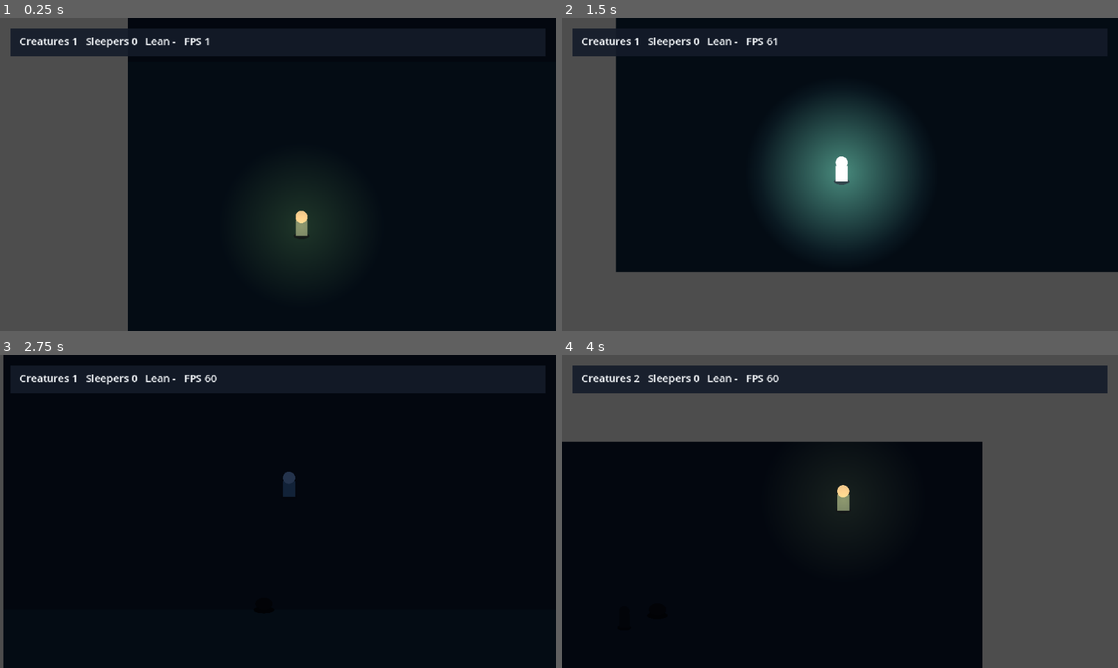
Above: before the commit, frames 1-4 (two rows, left to right).
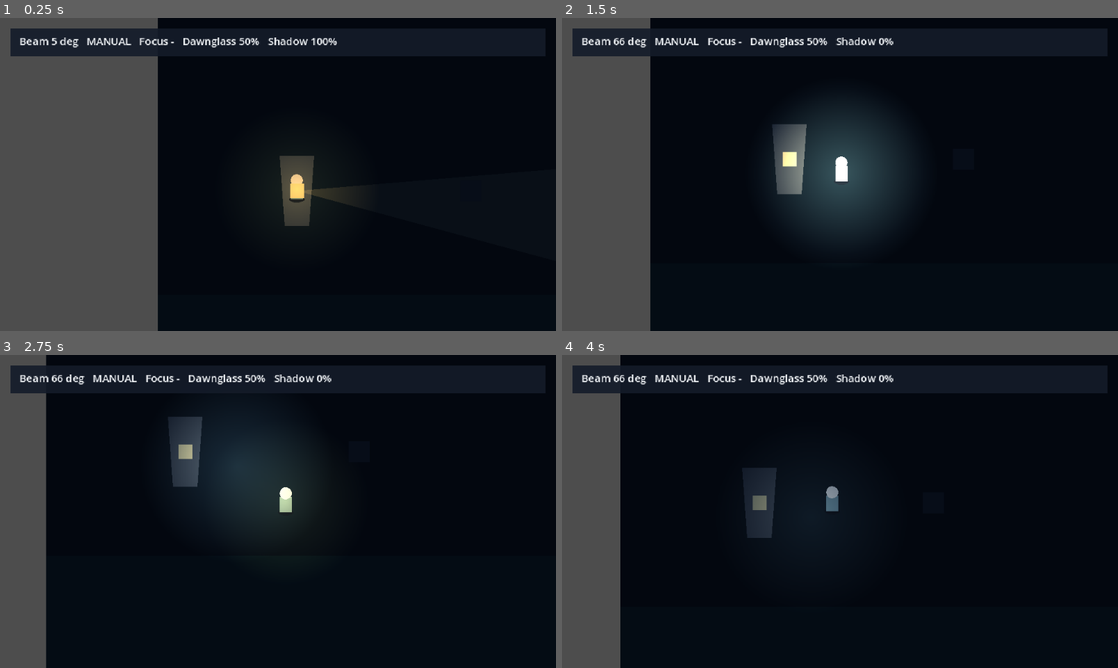
Above: after the commit, the same moments.

Repository: Chingkhei-lab/Dawnglass
Game: Godot game, scene res://scenes/debug/m5_beam.tscn
Two runs of this game, one before a commit and one after it. Both use one fixed random seed, a clock stepped at 60 frames per second and the inputs below. Before the commit the project starts from res://scenes/debug/m4_creatures.tscn.
Inputs (mouse positions are in pixels of both pictures, inside the frame that each line leads up to):
- Up to frame 1 (0.25 s): no input
- Up to frame 2 (1.5 s): move the mouse to (962, 158) at 0.52 s; hold D (move_right) 0.53-1.28 s; hold Shift (focus, bound only after the commit) 0.53-1.28 s; click (962, 158) at 0.67 s; move the mouse to (728, 190) at 1.27 s; hold S (move_down) from 1.28 s (still down); tap Q (glint) at 1.35 s; click (728, 190) at 1.42 s
- Up to frame 3 (2.75 s): tap Shift (focus, bound only after the commit) at 1.55 s; move the mouse to (333, 442) at 2.02 s; release S (move_down) at 2.03 s; hold D (move_right) from 2.03 s (still down); hold Shift (focus, bound only after the commit) from 2.03 s (still down); tap E (interact) at 2.1 s; click (333, 442) at 2.17 s
- Up to frame 4 (4 s): move the mouse to (812, 574) at 2.77 s; release D (move_right) at 2.78 s; release Shift (focus, bound only after the commit) at 2.78 s; hold W (move_up) 2.78-3.53 s; tap F (lantern) at 2.85 s; click (812, 574) at 2.92 s; tap Shift (focus, bound only after the commit) at 3.05 s; move the mouse to (1006, 558) at 3.52 s; hold A (move_left) from 3.53 s (still down); hold Shift (focus, bound only after the commit) from 3.53 s (still down); click (1006, 558) at 3.67 s

The runs differ from the first frame. In frame 1, 7.9% of the frame differs, in the area x 3-62%, y 0-100%; in frame 2, 27%; in frame 3, 14%; in frame 4, 45%, in the area x 0-100%, y 0-100%.

Commit message:
M5: lighthouse beam, auto sweep and Dawn Pulse

Diff:
--- a/data/tuning.json
+++ b/data/tuning.json
@@ -41,8 +41,27 @@
     "fps_count": 40,
     "fps_target": 55.0
   },
-  "shadow": {
-    "starting": 1.0,
+  "beam": {
+    "range": 320.0,
+    "half_angle_deg": 10.0,
+    "focus_half_angle_deg": 5.0,
+    "focus_drain_multiplier": 1.5,
+    "turn_speed_deg": 90.0,
+    "turn_accel_deg": 240.0,
+    "sweep_min_deg": 30.0,
+    "sweep_max_deg": 150.0,
+    "sweep_speed_deg": 30.0,
+    "sweep_pause": 1.0,
+    "dawnglass_per_second": 0.0025,
+    "shadow_per_second": 0.01,
+    "lamp_room_radius": 24.0,
+    "pulse_radius": 320.0,
+    "pulse_duration": 1.2,
+    "pulse_band": 14.0,
+    "pulse_dawnglass_cost": 0.5,
+    "pulse_shadow_cost": 0.2
+  },
+  "shadow": {    "starting": 1.0,
     "maximum": 1.0,
     "dawnglass_loss_rate": 0.05,
     "sunlight_recovery_rate": 0.02,
--- a/project.godot
+++ b/project.godot
@@ -11,7 +11,7 @@
 [application]
 
 config/name="Dawnglass"
-run/main_scene="res://scenes/debug/m4_creatures.tscn"
+run/main_scene="res://scenes/debug/m5_beam.tscn"
 config/features=PackedStringArray("4.7", "Forward Plus")
 config/icon="res://icon.svg"
 
--- /dev/null
+++ b/scenes/debug/m5_beam.tscn
@@ -0,0 +1,98 @@
+[gd_scene load_steps=10 format=3]
+
+[ext_resource type="Script" path="res://scripts/debug/m5_test.gd" id="1_test"]
+[ext_resource type="PackedScene" path="res://scenes/keepers/maren.tscn" id="2_maren"]
+[ext_resource type="Script" path="res://scripts/lights/beam.gd" id="3_beam"]
+[ext_resource type="Script" path="res://scripts/world/follow_camera.gd" id="4_camera"]
+[ext_resource type="Script" path="res://scripts/world/day_night_tint.gd" id="5_tint"]
+[ext_resource type="Script" path="res://scripts/ui/beam_readout.gd" id="6_readout"]
+
+[sub_resource type="CircleShape2D" id="LampShape"]
+radius = 24.0
+
+[sub_resource type="RectangleShape2D" id="RockShape"]
+size = Vector2(24, 24)
+
+[sub_resource type="OccluderPolygon2D" id="RockOccluder"]
+polygon = PackedVector2Array(-12, -12, 12, -12, 12, 12, -12, 12)
+closed = true
+
+[node name="M5BeamDebug" type="Node2D"]
+y_sort_enabled = true
+script = ExtResource("1_test")
+
+[node name="Background" type="Polygon2D" parent="."]
+z_index = -10
+polygon = PackedVector2Array(0, 0, 1024, 0, 1024, 640, 0, 640)
+color = Color(0.086, 0.145, 0.2, 1)
+
+[node name="Ground" type="Polygon2D" parent="."]
+z_index = -9
+polygon = PackedVector2Array(0, 320, 1024, 320, 1024, 640, 0, 640)
+color = Color(0.106, 0.231, 0.267, 1)
+
+[node name="Lighthouse" type="Node2D" parent="."]
+position = Vector2(160, 200)
+
+[node name="Tower" type="Polygon2D" parent="Lighthouse"]
+polygon = PackedVector2Array(-20, -40, 20, -40, 14, 40, -14, 40)
+color = Color(0.322, 0.376, 0.443, 1)
+
+[node name="Lens" type="Polygon2D" parent="Lighthouse"]
+z_index = 1
+polygon = PackedVector2Array(-8, -8, 8, -8, 8, 8, -8, 8)
+color = Color(1, 0.95, 0.75, 1)
+
+[node name="LampRoom" type="Area2D" parent="Lighthouse"]
+collision_layer = 0
+collision_mask = 1
+
+[node name="Shape" type="CollisionShape2D" parent="Lighthouse/LampRoom"]
+shape = SubResource("LampShape")
+
+[node name="Beam" type="Node2D" parent="Lighthouse"]
+script = ExtResource("3_beam")
+lamp_room_path = NodePath("../LampRoom")
+
+[node name="Rock" type="StaticBody2D" parent="."]
+position = Vector2(360, 200)
+collision_layer = 3
+collision_mask = 0
+
+[node name="Body" type="Polygon2D" parent="Rock"]
+polygon = PackedVector2Array(-12, -12, 12, -12, 12, 12, -12, 12)
+color = Color(0.2, 0.25, 0.31, 1)
+
+[node name="CollisionShape2D" type="CollisionShape2D" parent="Rock"]
+shape = SubResource("RockShape")
+
+[node name="LightOccluder2D" type="LightOccluder2D" parent="Rock"]
+occluder = SubResource("RockOccluder")
+
+[node name="Maren" parent="." instance=ExtResource("2_maren")]
+position = Vector2(160, 210)
+
+[node name="Camera2D" type="Camera2D" parent="."]
+script = ExtResource("4_camera")
+target_path = NodePath("../Maren")
+
+[node name="Tint" type="CanvasModulate" parent="."]
+script = ExtResource("5_tint")
+
+[node name="UI" type="CanvasLayer" parent="."]
+
+[node name="Panel" type="ColorRect" parent="UI"]
+offset_left = 12.0
+offset_top = 12.0
+offset_right = 628.0
+offset_bottom = 44.0
+color = Color(0.078, 0.106, 0.161, 0.9)
+
+[node name="Readout" type="Label" parent="UI/Panel"]
+offset_left = 10.0
+offset_top = 6.0
+offset_right = 606.0
+offset_bottom = 26.0
+theme_override_colors/font_color = Color(0.957, 0.969, 0.98, 1)
+theme_override_font_sizes/font_size = 12
+script = ExtResource("6_readout")
--- /dev/null
+++ b/scenes/lights/dawn_pulse.tscn
@@ -0,0 +1,6 @@
+[gd_scene load_steps=2 format=3]
+
+[ext_resource type="Script" path="res://scripts/lights/dawn_pulse.gd" id="1_pulse"]
+
+[node name="DawnPulse" type="Node2D"]
+script = ExtResource("1_pulse")
--- /dev/null
+++ b/scripts/debug/m5_test.gd
@@ -0,0 +1,295 @@
+extends Node2D
+
+const RUNTIME_FRAMES := 10800
+const STEP_TIMEOUT := 3000
+const WALKER_SCENE := preload("res://scenes/creatures/walker.tscn")
+
+var failures := 0
+var testing := true
+var step := 0
+var step_frame := 0
+var runtime_left := RUNTIME_FRAMES
+var runtime_frame := 0
+
+var beam: Node2D
+var keeper: Node
+var shadow: Node
+var readout: Label
+
+var prev_speed := 0.0
+var max_speed := 0.0
+var first_delta := -1.0
+var angle_at_start := 0.0
+
+var charge_before := 0.0
+var shadow_before := 0.0
+
+var auto_min := 999.0
+var auto_max := -999.0
+var auto_flips := 0
+var auto_last_sign := 0
+var gap_lit := false
+var far_walker: Node = null
+var pulse_fired := false
+var spawn_index := 0
+
+func _ready() -> void:
+	Clock.time_scale = 0.0
+	Clock.phase = Clock.PHASE_NIGHT
+	Clock.phase_elapsed = 0.0
+	Clock.dawnglass_charge = 0.5
+	beam = $Lighthouse/Beam
+	beam.input_enabled = false
+	keeper = $Maren
+	shadow = keeper.get_node("ShadowComponent")
+	readout = $UI/Panel/Readout
+	print("M5 TEST START")
+
+func _physics_process(_delta: float) -> void:
+	if not testing:
+		_runtime_tick()
+		return
+	step_frame += 1
+	if step_frame > STEP_TIMEOUT:
+		_expect(false, "", "FAIL M5 step %d timed out" % step)
+		_finish()
+		return
+	match step:
+		0: _structure_step()
+		1: _turn_step()
+		2: _occlusion_step()
+		3: _drain_step()
+		4: _sweep_step()
+		5: _pulse_step()
+		6: _readout_step()
+		7: _finish_step()
+
+func _structure_step() -> void:
+	if step_frame < 3:
+		return
+	_expect(beam.is_in_group("daylight_fields") and beam.has_method("is_point_lit"),
+		"PASS M5 beam is a daylight field", "FAIL M5 beam is not a daylight field")
+	_expect($Lighthouse/LampRoom is Area2D,
+		"PASS M5 lamp room exists", "FAIL M5 lamp room missing")
+	_expect(beam.operator == keeper,
+		"PASS M5 keeper in the lamp room operates the beam", "FAIL M5 beam has no operator")
+	_expect(beam.is_beam_on(),
+		"PASS M5 beam lights while staffed and charged", "FAIL M5 beam is off with an operator and charge")
+	_expect(InputMap.has_action("focus"),
+		"PASS M5 focus action is registered", "FAIL M5 focus action missing")
+	_expect(beam.manual_control,
+		"PASS M5 beam starts under player control", "FAIL M5 beam starts in auto mode")
+	_advance(1)
+
+func _turn_step() -> void:
+	if step_frame == 1:
+		beam.input_enabled = false
+		beam.manual_control = true
+		beam.angular_velocity = 0.0
+		beam.set_target_angle(deg_to_rad(90.0))
+		prev_speed = absf(beam.angular_velocity)
+		max_speed = prev_speed
+		first_delta = -1.0
+		angle_at_start = beam.angle
+		return
+	var speed := absf(beam.angular_velocity)
+	if step_frame == 2:
+		first_delta = rad_to_deg(speed - prev_speed)
+		var turned := absf(rad_to_deg(beam.angle - angle_at_start))
+		_expect(first_delta > 2.5 and first_delta < 5.5,
+			"PASS M5 turn acceleration %.1f deg/s^2" % [first_delta * 60.0],
+			"FAIL M5 first-frame turn delta %.2f deg/s" % first_delta)
+		_expect(turned < 2.0,
+			"PASS M5 beam does not snap (%.2f deg in one frame)" % turned,
+			"FAIL M5 beam snapped %.2f deg in one frame" % turned)
+	prev_speed = speed
+	max_speed = maxf(max_speed, speed)
+	if step_frame == 120:
+		var settled := absf(rad_to_deg(beam.angle) - 90.0)
+		_expect(settled < 2.0,
+			"PASS M5 beam settles on the aim angle (%.2f deg off)" % settled,
+			"FAIL M5 beam is %.2f deg off target" % settled)
+		var top_speed := rad_to_deg(max_speed)
+		_expect(absf(top_speed - 90.0) < 3.0,
+			"PASS M5 turn speed %.1f deg/s matches tuning" % top_speed,
+			"FAIL M5 turn speed %.1f deg/s, expected 90" % top_speed)
+		_advance(2)
+
+func _occlusion_step() -> void:
+	if step_frame == 1:
+		beam.set_target_angle(0.0)
+		return
+	if step_frame != 160:
+		return
+	_expect(absf(rad_to_deg(beam.angle)) < 2.0,
+		"PASS M5 beam returned to the test angle", "FAIL M5 beam did not return (%.1f deg)" % rad_to_deg(beam.angle))
+	_expect(beam.is_point_lit(Vector2(300, 200)),
+		"PASS M5 beam lights a clear point", "FAIL M5 clear point is dark")
+	_expect(not beam.is_point_lit(Vector2(440, 200)),
+		"PASS M5 rock blocks the beam", "FAIL M5 beam passes through the rock")
+	var range_point: Vector2 = Vector2(160, 200) + Vector2.RIGHT.rotated(deg_to_rad(7.0)) * 330.0
+	_expect(not beam.is_point_lit(range_point),
+		"PASS M5 beam respects its range", "FAIL M5 beam lights beyond its range")
+	var cone_point: Vector2 = Vector2(160, 200) + Vector2.RIGHT.rotated(deg_to_rad(20.0)) * 140.0
+	_expect(not beam.is_point_lit(cone_point),
+		"PASS M5 beam respects its cone", "FAIL M5 beam lights outside its cone")
+	_advance(3)
+
+func _drain_step() -> void:
+	if step_frame == 1:
+		Clock.dawnglass_charge = 0.5
+		shadow.value = 1.0
+		charge_before = Clock.dawnglass_charge
+		shadow_before = shadow.value
+		_expect(beam.is_beam_on(),
+			"PASS M5 beam on for the drain check", "FAIL M5 beam off for the drain check")
+		return
+	if step_frame == 121:
+		var charge_drop: float = charge_before - Clock.dawnglass_charge
+		var shadow_drop: float = shadow_before - shadow.value
+		_expect(absf(charge_drop - 0.005) < 0.002,
+			"PASS M5 beam uses 0.005 Dawnglass in 2 s (%.4f)" % charge_drop,
+			"FAIL M5 Dawnglass use %.4f, expected 0.005" % charge_drop)
+		_expect(absf(shadow_drop - 0.02) < 0.004,
+			"PASS M5 operator loses 0.02 shadow in 2 s (%.3f)" % shadow_drop,
+			"FAIL M5 operator loss %.3f, expected 0.02" % shadow_drop)
+		return
+	if step_frame == 122:
+		Clock.dawnglass_charge = 0.0
+	elif step_frame == 127:
+		_expect(not beam.is_beam_on(),
+			"PASS M5 beam stops when stored Dawnglass is empty", "FAIL M5 beam ran with no Dawnglass")
+		_expect(Clock.dawnglass_charge == 0.0,
+			"PASS M5 Dawnglass never goes negative", "FAIL M5 Dawnglass is %.3f" % Clock.dawnglass_charge)
+	elif step_frame == 128:
+		Clock.dawnglass_charge = 0.5
+	elif step_frame == 131:
+		_expect(beam.is_beam_on(),
+			"PASS M5 beam resumes with stored Dawnglass", "FAIL M5 beam did not resume")
+		_advance(4)
+
+func _sweep_step() -> void:
+	if step_frame == 1:
+		beam.enter_auto()
+		auto_min = rad_to_deg(beam.angle)
+		auto_max = auto_min
+		auto_flips = 0
+		auto_last_sign = 0
+		gap_lit = false
+		return
+	var angle_deg := rad_to_deg(beam.angle)
+	auto_min = minf(auto_min, angle_deg)
+	auto_max = maxf(auto_max, angle_deg)
+	var sign := signi(int(signf(beam.angular_velocity) * 1000.0))
+	if sign != 0:
+		if auto_last_sign != 0 and sign != auto_last_sign:
+			auto_flips += 1
+		auto_last_sign = sign
+	if beam.is_point_lit(Vector2(300, 200)):
+		gap_lit = true
+	if step_frame == 601:
+		_expect(auto_min > 28.0 and auto_max < 152.0,
+			"PASS M5 auto sweep stays inside %.0f-%.0f deg" % [auto_min, auto_max],
+			"FAIL M5 sweep range %.1f-%.1f" % [auto_min, auto_max])
+		_expect(absf(auto_max - 150.0) < 2.0 and absf(auto_min - 30.0) < 2.0,
+			"PASS M5 auto sweep reaches both ends %.0f/%.0f" % [auto_min, auto_max],
+			"FAIL M5 sweep did not reach its ends (%.1f/%.1f)" % [auto_min, auto_max])
+		_expect(auto_flips == 1,
+			"PASS M5 auto sweep reverses once per leg", "FAIL M5 sweep reverses %d times" % auto_flips)
+		_expect(not gap_lit,
+			"PASS M5 auto sweep leaves the intended gap", "FAIL M5 sweep lit the gap sector")
+		_advance(5)
+
+func _pulse_step() -> void:
+	if step_frame == 1:
+		Clock.dawnglass_charge = 0.8
+		shadow.value = 1.0
+		_spawn(WALKER_SCENE, Vector2(10, 200))
+		_spawn(WALKER_SCENE, Vector2(-90, 200))
+		far_walker = _spawn(WALKER_SCENE, Vector2(660, 200))
+		charge_before = Clock.dawnglass_charge
+		shadow_before = shadow.value
+		pulse_fired = beam.fire_dawn_pulse()
+		_expect(pulse_fired,
+			"PASS M5 Dawn Pulse fires from the lamp room", "FAIL M5 Dawn Pulse did not fire")
+		_expect(absf((charge_before - Clock.dawnglass_charge) - 0.5) < 0.01,
+			"PASS M5 Dawn Pulse spends 0.50 Dawnglass",
+			"FAIL M5 pulse spent %.2f Dawnglass" % (charge_before - Clock.dawnglass_charge))
+		_expect(absf((shadow_before - shadow.value) - 0.2) < 0.01,
+			"PASS M5 Dawn Pulse costs the operator 0.20 shadow",
+			"FAIL M5 pulse cost %.2f shadow" % (shadow_before - shadow.value))
+		return
+	if step_frame == 80:
+		_expect(_creature_count() == 1 and is_instance_valid(far_walker),
+			"PASS M5 Dawn Pulse destroys creatures in its ring",
+			"FAIL M5 %d creatures left after the pulse" % _creature_count())
+		_expect(_field_count() == 1,
+			"PASS M5 Dawn Pulse clears its field", "FAIL M5 %d daylight fields remain" % _field_count())
+		_clear_creatures()
+		Clock.dawnglass_charge = 0.5
+		_advance(6)
+
+func _readout_step() -> void:
+	if step_frame < 3:
+		return
+	_expect(readout.text.contains("Beam") and readout.text.contains("Dawnglass"),
+		"PASS M5 readout shows beam, mode and Dawnglass", "FAIL M5 readout: %s" % readout.text)
+	_advance(7)
+
+func _finish_step() -> void:
+	if step_frame < 2:
+		return
+	_finish()
+
+func _finish() -> void:
+	testing = false
+	if failures == 0:
+		print("M5 TESTS PASS")
+	else:
+		print("M5 TESTS FAIL (%d failures)" % failures)
+	if (OS.get_cmdline_args() + OS.get_cmdline_user_args()).has("--fast"):
+		get_tree().quit(failures)
+		return
+	print("M5 RUNTIME CHECK START")
+	beam.enter_auto()
+	Clock.dawnglass_charge = 1.0
+	shadow.value = 1.0
+
+func _runtime_tick() -> void:
+	runtime_left -= 1
+	runtime_frame += 1
+	if runtime_frame % 120 == 0 and _creature_count() < 8:
+		var sector := 30.0 + float((spawn_index * 37) % 120)
+		spawn_index += 1
+		var offset := Vector2.RIGHT.rotated(deg_to_rad(sector)) * 240.0
+		_spawn(WALKER_SCENE, beam.global_position + offset)
+	if runtime_left <= 0:
+		print("M5 RUNTIME CHECK COMPLETE")
+		get_tree().quit(failures)
+
+func _spawn(scene: PackedScene, at: Vector2) -> Node2D:
+	var creature := scene.instantiate()
+	add_child(creature)
+	creature.global_position = at
+	return creature
+
+func _clear_creatures() -> void:
+	for creature in get_tree().get_nodes_in_group("creatures"):
+		creature.queue_free()
+
+func _creature_count() -> int:
+	return get_tree().get_nodes_in_group("creatures").size()
+
+func _field_count() -> int:
+	return get_tree().get_nodes_in_group("daylight_fields").size()
+
+func _advance(next_step: int) -> void:
+	step = next_step
+	step_frame = 0
+
+func _expect(condition: bool, pass_text: String, fail_text: String) -> void:
+	if condition:
+		print(pass_text)
+	else:
+		print(fail_text)
+		failures += 1
--- /dev/null
+++ b/scripts/lights/beam.gd
@@ -0,0 +1,175 @@
+extends Node2D
+
+const DaylightCheck := preload("res://scripts/world/daylight_check.gd")
+const PULSE_SCENE := preload("res://scenes/lights/dawn_pulse.tscn")
+
+@export var lamp_room_path: NodePath
+
+var angle := 0.0
+var angular_velocity := 0.0
+var manual_control := true
+var input_enabled := true
+var focused := false
+var operator: Node = null
+
+var _target_angle := 0.0
+var _sweep_to_max := true
+var _pause_left := 0.0
+var _lamp_room: Area2D = null
+
+func _ready() -> void:
+	add_to_group("daylight_fields")
+	_bind_focus()
+	_lamp_room = get_node_or_null(lamp_room_path) as Area2D
+
+func _physics_process(delta: float) -> void:
+	_refresh_operator()
+	if input_enabled:
+		focused = Input.is_action_pressed("focus")
+	if not is_beam_on():
+		angular_velocity = 0.0
+		queue_redraw()
+		return
+	if manual_control:
+		var target := _input_target() if input_enabled else _target_angle
+		_steer_to(target, delta)
+	else:
+		_steer_auto(delta)
+	_consume(delta)
+	queue_redraw()
+
+func is_beam_on() -> bool:
+	return operator != null and Clock.dawnglass_charge > 0.0
+
+func set_target_angle(target: float) -> void:
+	_target_angle = wrapf(target, -PI, PI)
+
+func enter_auto() -> void:
+	manual_control = false
+	angle = deg_to_rad(float(Data.require_value("beam.sweep_min_deg")))
+	angular_velocity = 0.0
+	_sweep_to_max = true
+	_pause_left = 0.0
+
+func fire_dawn_pulse() -> bool:
+	if operator == null:
+		return false
+	var charge_cost := float(Data.require_value("beam.pulse_dawnglass_cost"))
+	if Clock.dawnglass_charge < charge_cost:
+		return false
+	Clock.dawnglass_charge -= charge_cost
+	var shadow := operator.get_node_or_null("ShadowComponent")
+	if shadow != null:
+		shadow.apply_cost(float(Data.require_value("beam.pulse_shadow_cost")))
+	var pulse := PULSE_SCENE.instantiate()
+	get_tree().current_scene.add_child(pulse)
+	pulse.global_position = global_position
+	pulse.configure(
+		float(Data.require_value("beam.pulse_radius")),
+		float(Data.require_value("beam.pulse_duration")),
+		float(Data.require_value("beam.pulse_band")),
+		int(Data.require_value("lighting.obstacle_layer"))
+	)
+	return true
+
+func is_point_lit(point: Vector2) -> bool:
+	if not is_beam_on():
+		return false
+	var offset := point - global_position
+	if offset.length() <= float(Data.require_value("beam.lamp_room_radius")):
+		return false
+	return DaylightCheck.is_lit(
+		get_world_2d().direct_space_state,
+		point,
+		global_position,
+		float(Data.require_value("beam.range")),
+		Vector2.RIGHT.rotated(angle),
+		_half_angle_deg(),
+		int(Data.require_value("lighting.obstacle_layer"))
+	)
+
+func _half_angle_deg() -> float:
+	if focused:
+		return float(Data.require_value("beam.focus_half_angle_deg"))
+	return float(Data.require_value("beam.half_angle_deg"))
+
+func _steer_to(target: float, delta: float) -> void:
+	var max_speed := deg_to_rad(float(Data.require_value("beam.turn_speed_deg")))
+	var accel := deg_to_rad(float(Data.require_value("beam.turn_accel_deg")))
+	var diff := wrapf(target - angle, -PI, PI)
+	var desired := clampf(diff / maxf(delta, 0.0001), -max_speed, max_speed)
+	var braking := sqrt(2.0 * accel * absf(diff))
+	desired = clampf(desired, -braking, braking)
+	angular_velocity = move_toward(angular_velocity, desired, accel * delta)
+	angular_velocity = clampf(angular_velocity, -max_speed, max_speed)
+	angle = wrapf(angle + angular_velocity * delta, -PI, PI)
+
+func _steer_auto(delta: float) -> void:
+	if _pause_left > 0.0:
+		_pause_left -= delta
+		angular_velocity = 0.0
+		return
+	var speed := deg_to_rad(float(Data.require_value("beam.sweep_speed_deg")))
+	var limit := float(Data.require_value("beam.sweep_max_deg")) if _sweep_to_max else float(Data.require_value("beam.sweep_min_deg"))
+	var target := deg_to_rad(limit)
+	var diff := wrapf(target - angle, -PI, PI)
+	if absf(diff) <= speed * delta:
+		angle = target
+		angular_velocity = 0.0
+		_pause_left = float(Data.require_value("beam.sweep_pause"))
+		_sweep_to_max = not _sweep_to_max
+		return
+	angular_velocity = signf(diff) * speed
+	angle = wrapf(angle + angular_velocity * delta, -PI, PI)
+
+func _input_target() -> float:
+	var stick := Vector2(
+		Input.get_joy_axis(0, JOY_AXIS_RIGHT_X),
+		Input.get_joy_axis(0, JOY_AXIS_RIGHT_Y)
+	)
+	if stick.length() > 0.25:
+		return stick.angle()
+	var mouse := get_global_mouse_position() - global_position
+	if mouse.length() > 8.0:
+		return mouse.angle()
+	return _target_angle
+
+func _consume(delta: float) -> void:
+	var multiplier := float(Data.require_value("beam.focus_drain_multiplier")) if focused else 1.0
+	var charge_rate := float(Data.require_value("beam.dawnglass_per_second"))
+	Clock.dawnglass_charge = maxf(0.0, Clock.dawnglass_charge - charge_rate * multiplier * delta)
+	var shadow := operator.get_node_or_null("ShadowComponent")
+	if shadow != null:
+		shadow.apply_cost(float(Data.require_value("beam.shadow_per_second")) * multiplier * delta)
+
+func _refresh_operator() -> void:
+	operator = null
+	if _lamp_room == null:
+		return
+	for body in _lamp_room.get_overlapping_bodies():
+		if body is CharacterBody2D and body.is_in_group("persons"):
+			operator = body
+			return
+
+func _bind_focus() -> void:
+	if not InputMap.has_action("focus"):
+		InputMap.add_action("focus")
+	var key := InputEventKey.new()
+	key.physical_keycode = KEY_SHIFT
+	InputMap.action_add_event("focus", key)
+	var mouse := InputEventMouseButton.new()
+	mouse.button_index = MOUSE_BUTTON_RIGHT
+	InputMap.action_add_event("focus", mouse)
+
+func _draw() -> void:
+	if not is_beam_on():
+		return
+	var beam_range := float(Data.require_value("beam.range"))
+	var half := deg_to_rad(_half_angle_deg())
+	var color := Color(1.0, 0.95, 0.75, 0.32 if focused else 0.18)
+	draw_colored_polygon(PackedVector2Array([
+		Vector2.ZERO,
+		Vector2.RIGHT.rotated(angle - half) * beam_range,
+		Vector2.RIGHT.rotated(angle + half) * beam_range,
+	]), color)
+	draw_circle(Vector2.ZERO, 6.0, Color(1.0, 0.95, 0.7, 0.9))
--- /dev/null
+++ b/scripts/lights/dawn_pulse.gd
@@ -0,0 +1,36 @@
+extends Node2D
+
+const DaylightCheck := preload("res://scripts/world/daylight_check.gd")
+
+var radius := 0.0
+var max_radius := 0.0
+var duration := 1.0
+var band := 14.0
+var obstacle_mask := 2
+
+var _time := 0.0
+
+func _ready() -> void:
+	add_to_group("daylight_fields")
+
+func configure(radius_value: float, duration_value: float, band_value: float, mask: int) -> void:
+	max_radius = radius_value
+	duration = maxf(duration_value, 0.001)
+	band = band_value
+	obstacle_mask = mask
+
+func _physics_process(delta: float) -> void:
+	_time += delta
+	radius = max_radius * clampf(_time / duration, 0.0, 1.0)
+	queue_redraw()
+	if _time >= duration:
+		queue_free()
+
+func is_point_lit(point: Vector2) -> bool:
+	if absf(global_position.distance_to(point) - radius) > band:
+		return false
+	var query := PhysicsRayQueryParameters2D.create(global_position, point, obstacle_mask)
+	return get_world_2d().direct_space_state.intersect_ray(query).is_empty()
+
+func _draw() -> void:
+	draw_arc(Vector2.ZERO, radius, 0.0, TAU, 64, Color(1.0, 0.96, 0.82, 0.4), maxf(band * 0.5, 2.0))
--- /dev/null
+++ b/scripts/ui/beam_readout.gd
@@ -0,0 +1,19 @@
+extends Label
+
+func _physics_process(_delta: float) -> void:
+	var beam := get_node_or_null("../../../Lighthouse/Beam")
+	if beam == null:
+		return
+	text = "Beam %d deg   %s   Focus %s   Dawnglass %d%%   Shadow %d%%" % [
+		int(rad_to_deg(beam.angle)),
+		"MANUAL" if beam.manual_control else "AUTO",
+		"ON" if beam.focused else "-",
+		int(round(Clock.dawnglass_charge * 100.0)),
+		int(round(_shadow_value(beam) * 100.0)),
+	]
+
+func _shadow_value(beam: Node) -> float:
+	if beam.operator == null:
+		return 0.0
+	var shadow: Node = beam.operator.get_node_or_null("ShadowComponent")
+	return float(shadow.value) if shadow != null else 0.0
Not shown, changed: docs/PROGRESS.md
